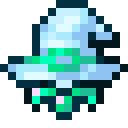
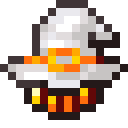
Before/after of a 128px x 128px layered artwork. What changed in the layer stack:
hid "Layer 1 copy 3" over [0, 0, 128, 112]
hid "Layer 4" over [24, 80, 104, 120]
showed "Layer 1 copy 2" over [0, 0, 128, 96]
showed "Layer 2", painted on it over [24, 88, 104, 120]
